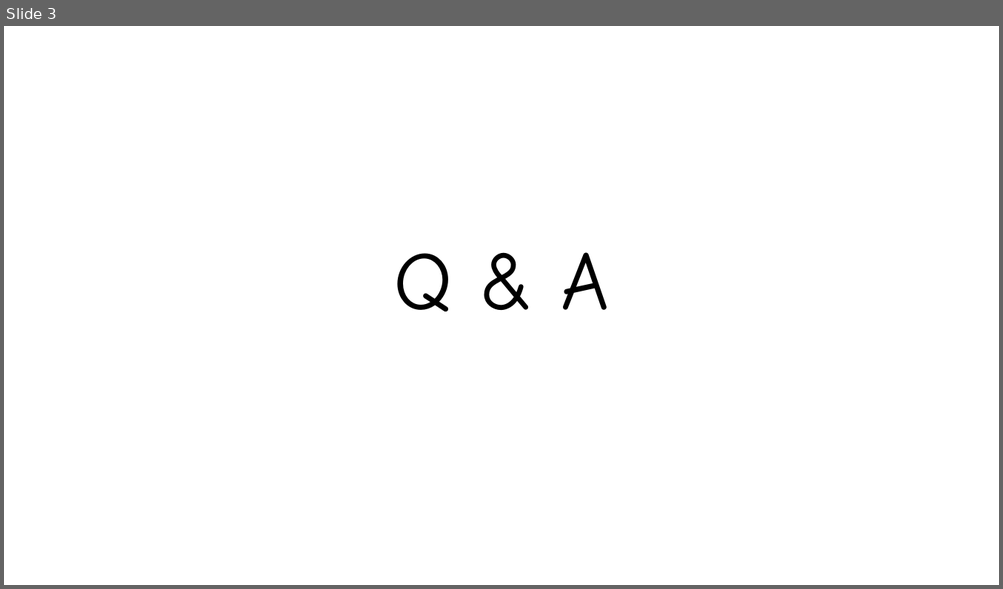
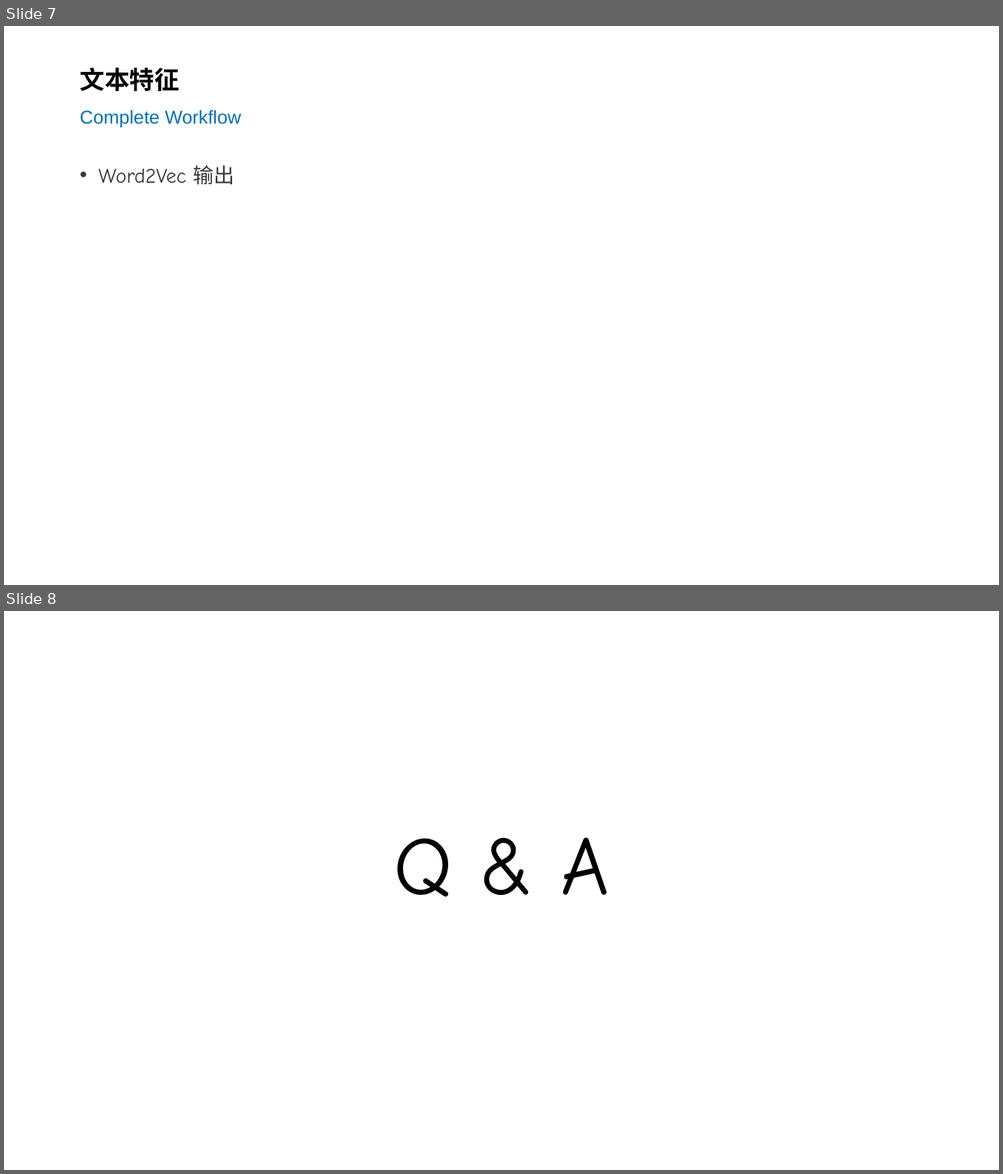
Before and after one commit to silentbalanceyh/cda-exam, a slide deck: ppt/04.二分类-文本输入.pptx. Shown one above the other, each under a label of ours: slide 3 before the commit, slides 7 and 8 after it. The pictures are 1003x589 and 1003x1174 pixels, drawn with LibreOffice and Linux fonts; fonts in the diff are those of the drawing; background and template pictures are left out. Boxes give left, top, right and bottom in pixels: in the first picture for what was removed or moved away, otherwise in the second. Text is boxed around its words. In the diff, an @@ line names an element or a change of style, - is before the commit and + after.

Commit message:
文本输入

```diff
--- a/ppt/04.二分类-文本输入.pptx
+++ b/ppt/04.二分类-文本输入.pptx
@@ slide 7 added at (4,26,999,585), background #FFFFFF @@
@@ title added at (79,67,241,128), 18 pt, text #0070C0 @@
+文本特征
+Complete Workflow
@@ text added at (99,165,235,185), 20 pt, text #3B3838 @@
+• Word2Vec 输出
@@ what was slide 3 is now slide 8 @@
```
Also in this commit, not shown: 2 slides changed, 4 other slides added, 5 other files.
